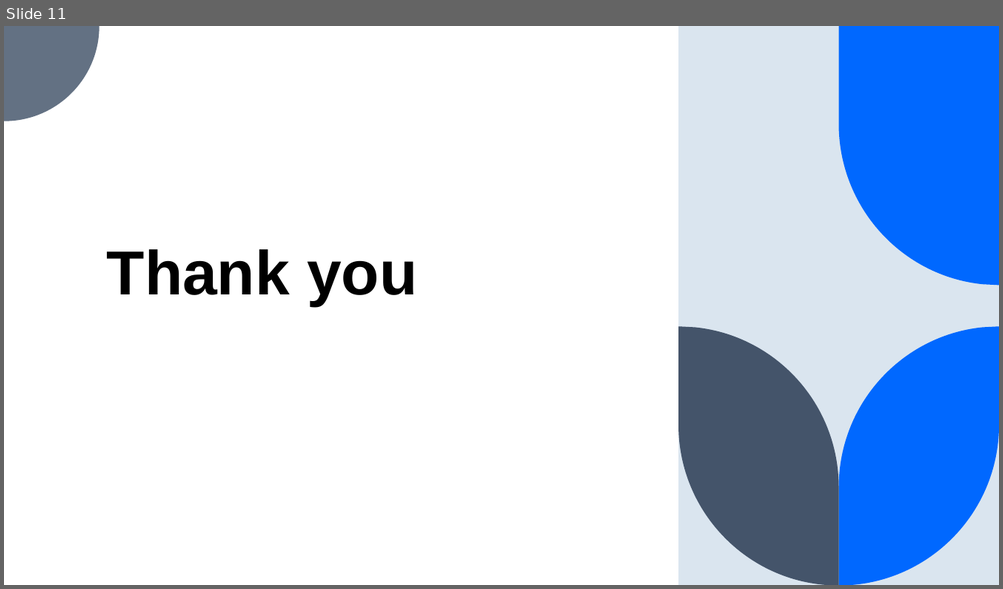
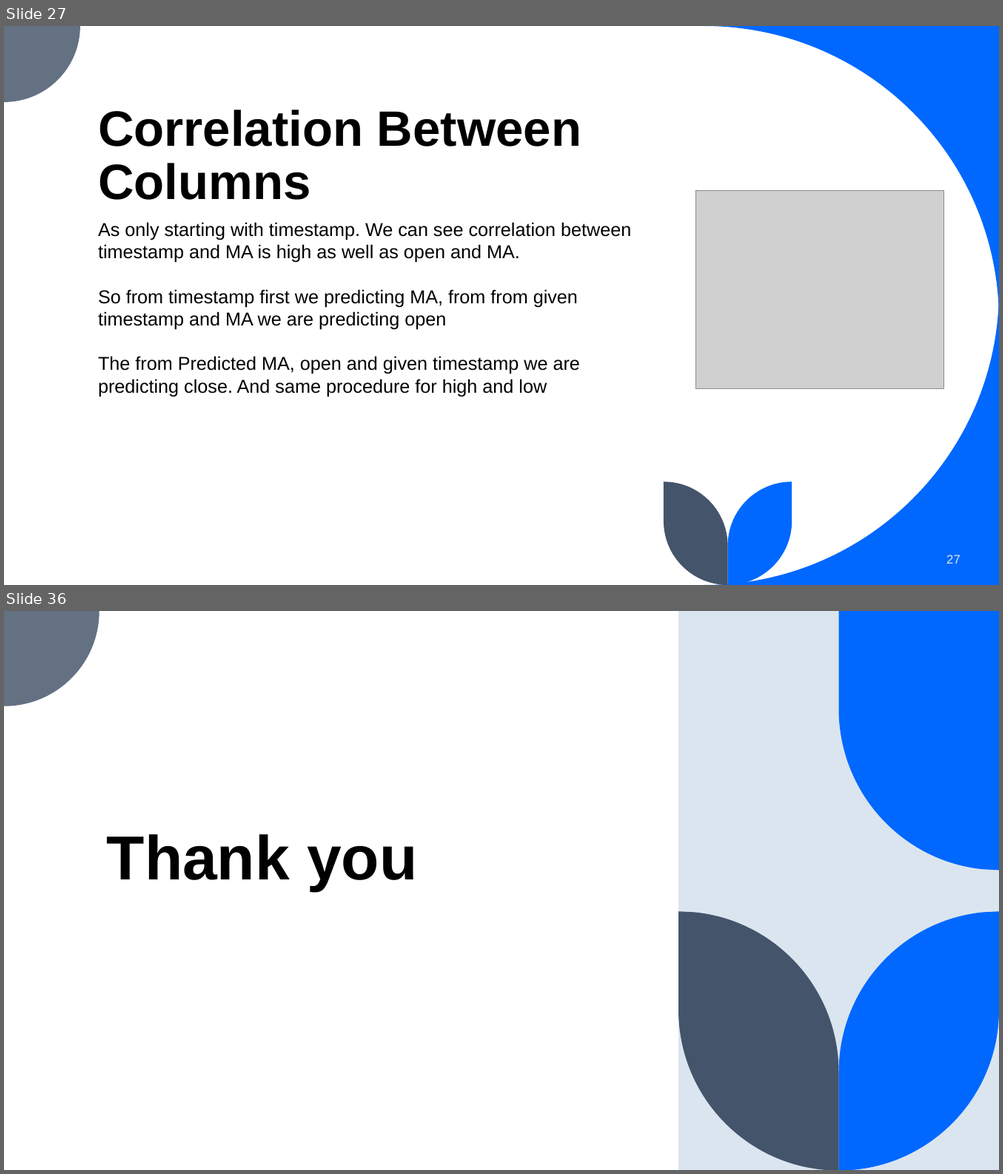
Before and after one commit to Vatsmanglam/Stock-Market-Prediction, a slide deck: project.pptx. Shown one above the other, each under a label of ours: slide 11 before the commit, slides 27 and 36 after it; the slides between them are not shown. The pictures are 1003x589 and 1003x1174 pixels, drawn with LibreOffice and Linux fonts; fonts in the diff are those of the drawing; grey boxes stand for pictures. Boxes give left, top, right and bottom in pixels: in the first picture for what was removed or moved away, otherwise in the second. Text is boxed around its words. In the diff, an @@ line names an element or a change of style, - is before the commit and + after.

```diff
--- a/project.pptx
+++ b/project.pptx
@@ slide 27 added at [4, 26, 999, 585], background #FFFFFF @@
@@ freeform shape added at [4, 26, 80, 102], fill #637183 @@
@@ freeform shape added at [704, 26, 999, 321], fill #0068FF @@
@@ title added at [98, 110, 581, 200], 48 pt, text #000000, bold @@
+Correlation Between Columns
@@ picture added at [696, 191, 944, 389] @@
@@ text added at [98, 222, 631, 397], 18 pt, text #000000 @@
+As only starting with timestamp. We can see correlation between timestamp and MA is high as well as open and MA.
+So from timestamp first we predicting MA, from from given timestamp and MA we are predicting open
+The from Predicted MA, open and given timestamp we are predicting close. And same procedure for high and low
@@ freeform shape added at [704, 291, 999, 585], fill #0068FF @@
@@ freeform shape added at [664, 483, 728, 585], fill #44546A @@
@@ freeform shape added at [728, 483, 792, 585], fill #0068FF @@
@@ page number added at [946, 555, 960, 564], 12 pt, text #DAE5EF @@
+27
@@ what was slide 11 is now slide 36 @@
```
Also in this commit, not shown: 1 slide changed, 24 other slides added.
